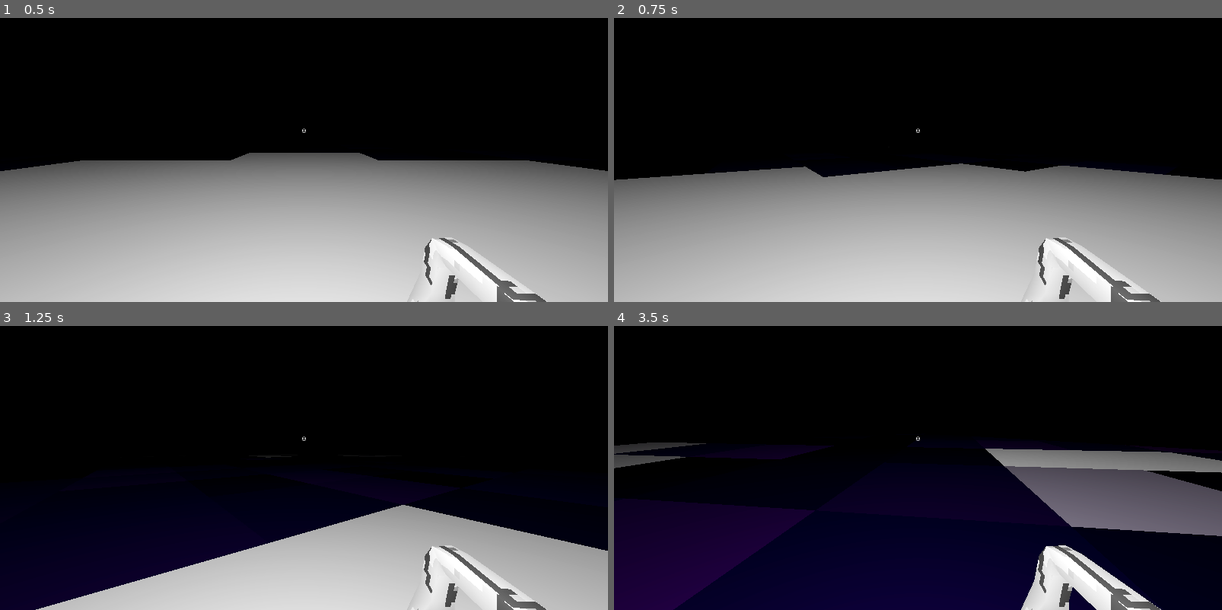
Above: before the commit, frames 1-4 (two rows, left to right).
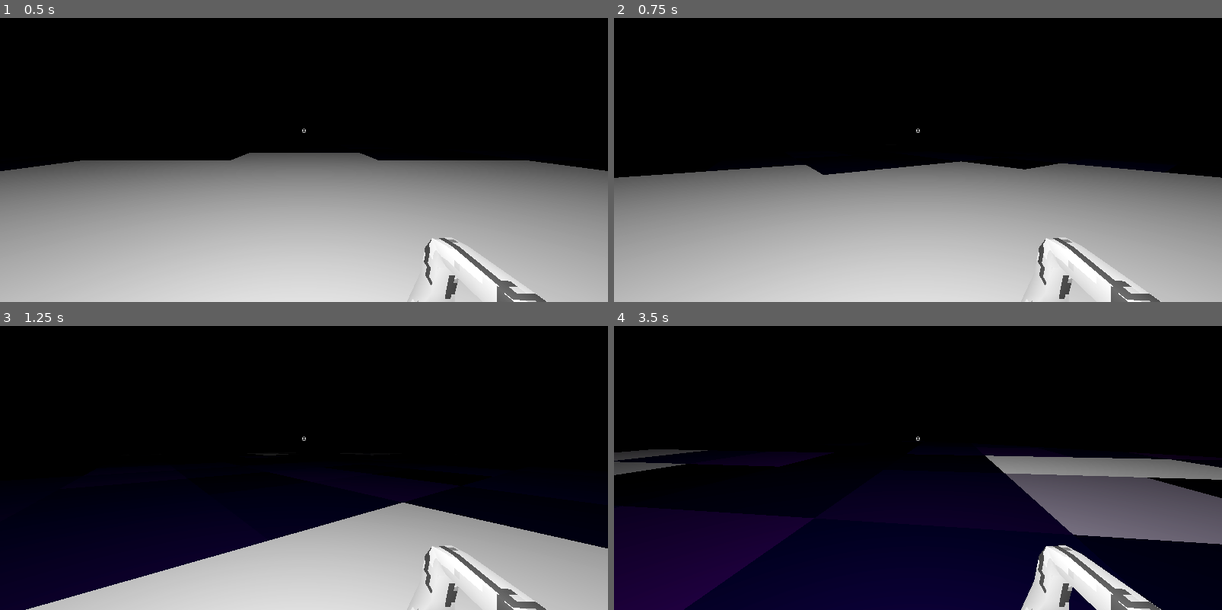
Above: after the commit, the same moments.

Repository: NykolaR/GGJ2026
Game: Godot game, scene res://scenes/debug/debug.tscn
Same seed, same stepped clock (60 frames per second), same inputs: the game is played once before the commit and once after it.
Inputs (mouse positions are in pixels of both pictures, inside the frame that each line leads up to):
- Up to frame 1 (0.5 s): no input
- Up to frame 2 (0.75 s): tap Enter (ui_accept) at 0.5 s; move the mouse to (948, 128) at 0.52 s; press the mouse at (948, 128) at 0.53 s; hold W (move_up) from 0.53 s (still down)
- Up to frame 3 (1.25 s): keep holding W (move_up); tap Enter (ui_accept) at 0.77 s
- Up to frame 4 (3.5 s): keep holding W (move_up); move the mouse to (887, 439) at 1.27 s; release the mouse at (887, 439) at 1.28 s; click (887, 439) at 1.35 s; tap Enter (ui_accept) at 1.52, 3.02 s; move the mouse to (930, 433) at 2.02 s; press the mouse at (930, 433) at 2.03 s; move the mouse to (911, 445) at 2.77 s; release the mouse at (911, 445) at 2.78 s; click (911, 445) at 2.85 s

Frame 1 is identical in both runs. In frame 2, 0.8% of the frame differs, in the area x 0-100%, y 50-58%; in frame 3, 0.8%; in frame 4, 5.7%, in the area x 0-100%, y 41-100%.

Commit message:
new shotgun, camera angles increased

Diff:
--- a/ggj-2026/scenes/player/camera.gd
+++ b/ggj-2026/scenes/player/camera.gd
@@ -1,6 +1,6 @@
 extends Node3D
 
-@export var sens: Vector2 = Vector2(0.01, 0.01)
+@export var sens: Vector2 = Vector2(0.01, 0.125)
 @export var csens: Vector2 = Vector2.ONE * 5.0
 @onready var rot_x: Node3D = $RotX as Node3D
 
@@ -14,8 +14,7 @@
 
 func _process(delta: float) -> void:
 	rotate_y(_last_mouse_motion.x * -sens.x)
-	rot_x.rotate_x(_last_mouse_motion.y * -sens.y)
-	rot_x.rotation_degrees.x = clampf(rot_x.rotation_degrees.x, -50, 70)
+	rot_x.rotation_degrees.x = clampf(rot_x.rotation_degrees.x + (_last_mouse_motion.y * -sens.y) * PI, -85, 85)
 	controller_camera(delta)
 	_last_mouse_motion = Vector2.ZERO
 
@@ -24,4 +23,4 @@
 	_last_mouse_motion = Input.get_vector(&"camera_left", &"camera_right", &"camera_up", &"camera_down") * delta
 	rotate_y(_last_mouse_motion.x * -csens.x)
 	rot_x.rotate_x(_last_mouse_motion.y * -csens.y)
-	rot_x.rotation_degrees.x = clampf(rot_x.rotation_degrees.x, -50, 70)
+	rot_x.rotation_degrees.x = clampf(rot_x.rotation_degrees.x, -85, 85)
Binary file changed: ggj-2026/assets/models/hand.bin
Not shown, changed: ggj-2026/assets/models/hand.gltf
Not shown, changed: blends/hand.blend
